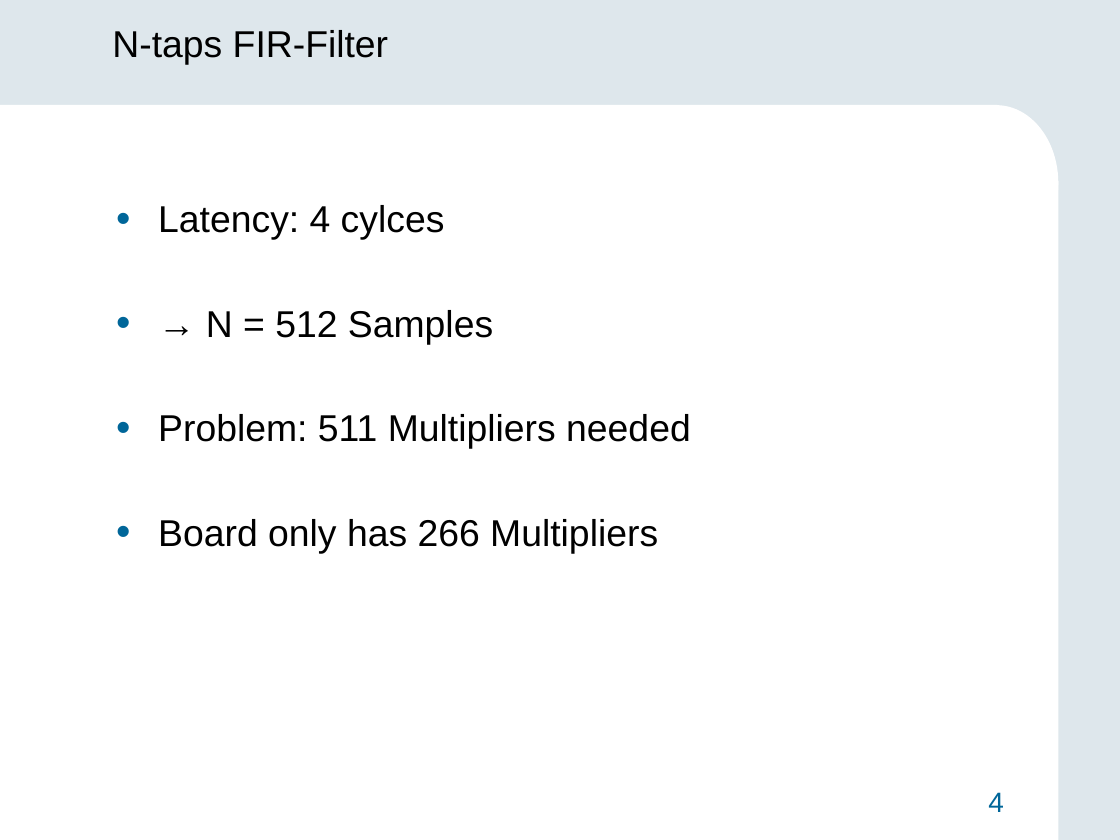
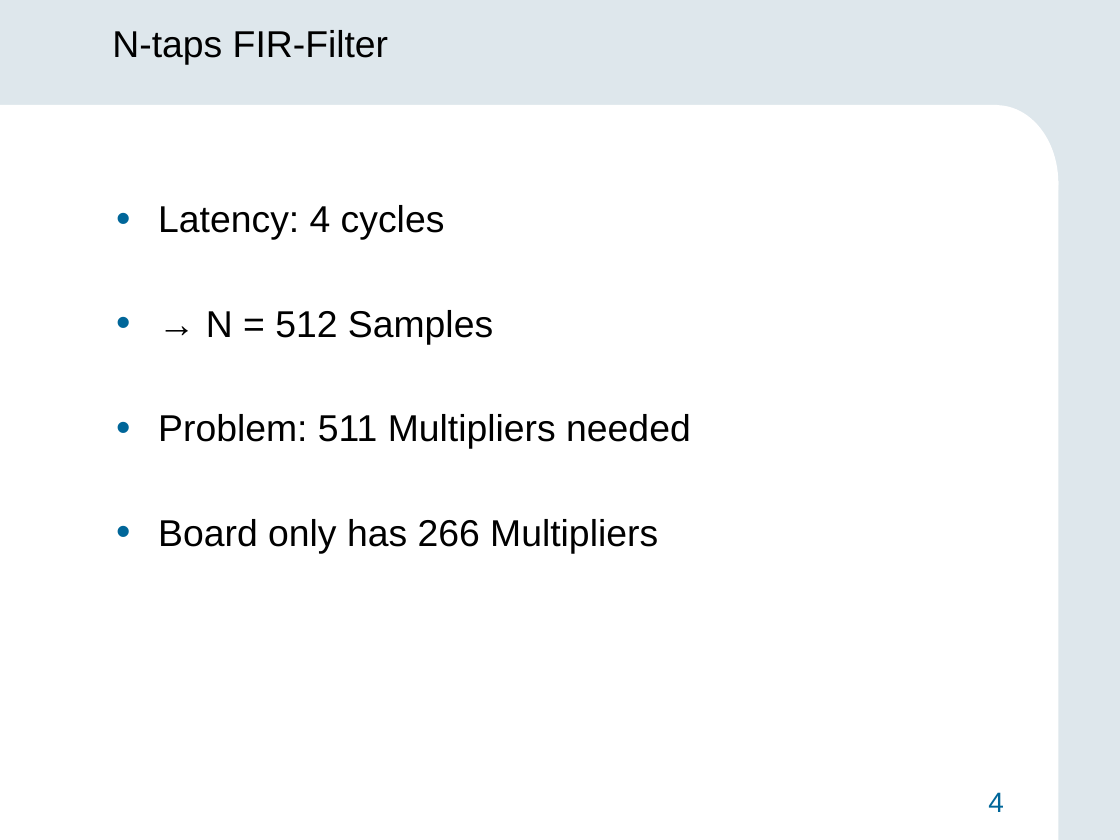
Before and after one commit to 1chor/hw_sw_codesign, a slide deck: slide 4 of Präsentation/Midterm_Präsentation.pptx. Drawn at 1120x840 pixels with LibreOffice and Linux fonts; fonts in the diff are those of the drawing; background and template pictures are left out. Boxes give left, top, right and bottom in pixels: in the first picture for what was removed or moved away, otherwise in the second. Text is boxed around its words. In the diff, an @@ line names an element or a change of style, - is before the commit and + after.

```diff
--- a/Präsentation/Midterm_Präsentation.pptx
+++ b/Präsentation/Midterm_Präsentation.pptx
@@ text at [158,205,445,240]: text changed @@
-• Latency: 4 cylces
+• Latency: 4 cycles
```
Also in this commit, not shown: 4 other slides changed, 5 slides added, 6 slides removed, 2 other files.
